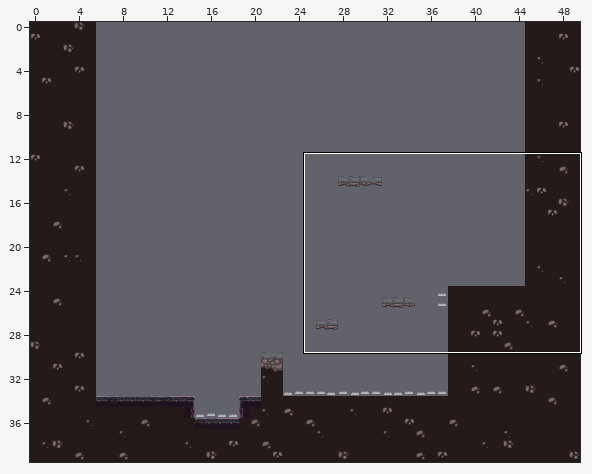
A Tiled map (JSON) gets an edit: Eudaemon/assets/levels/level1.json. Above: a wide view before the commit, with the close-up outlined.
Close-up. First the earlier version:
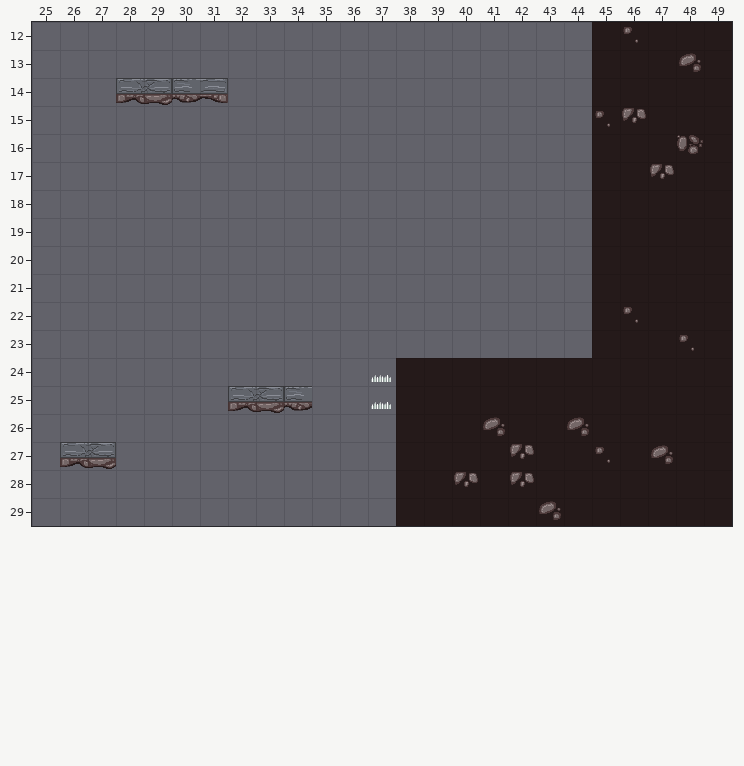
Cells are 32x32 px. Shown: x 25..49, y 12..29. The commit also changed other parts of the map, which this record leaves out.
New version:
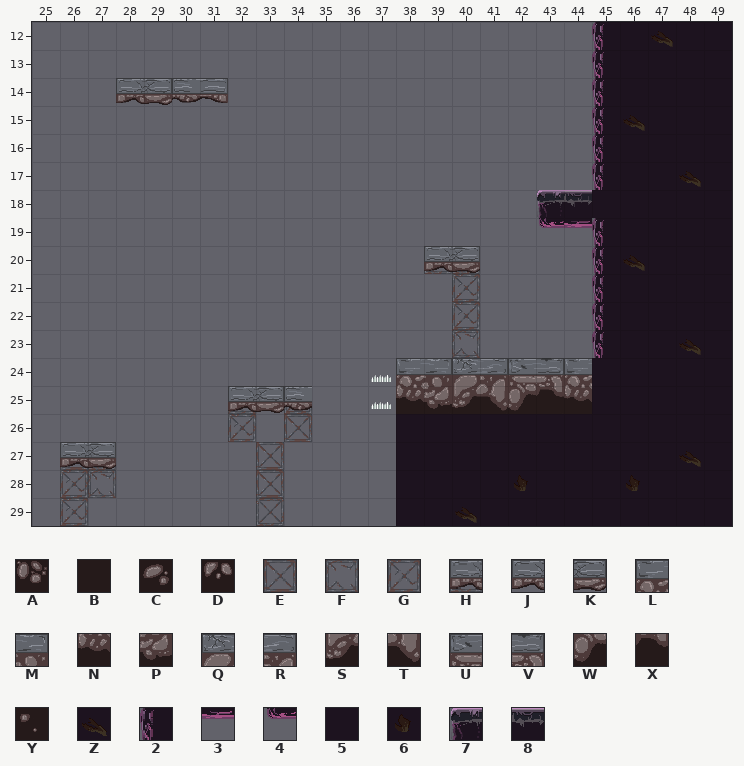
Key: from "Eudaemon Tilleset": A 10 "DeepDirt1x1A", B 11 "DeepDirt1x1B", C 12 "DeepDirt1x1C", D 16 "DirtDeepDirt1x1D", E 19 "Scaffolding1x1A", F 20 "Scaffolding1x1B", G 21 "Scaffolding1x1C", H 22 "Scaffolding1x1D", J 27 "ConcreteNoBottom2x1_1B", K 28 "ConcreteNoBottom2x1_2B", L 31 "ConcreteDirtBottom2x2_1A", M 32 "ConcreteDirtBottom2x2_2A", N 33 "ConcreteDirtBottom2x2_3A", P 34 "ConcreteDirtBottom2x2_4A", Q 35 "ConcreteDirtBottom2x2_1B", R 36 "ConcreteDirtBottom2x2_2B", S 37 "ConcreteDirtBottom2x2_3B", T 38 "ConcreteDirtBottom2x2_4B", U 39 "ConcreteDirtBottom2x2_1C", V 40 "ConcreteDirtBottom2x2_2C", W 41 "ConcreteDirtBottom2x2_3C", X 42 "ConcreteDirtBottom2x2_4C", Y 53 "DeepDirt1x1D", Z 89 "CorruptedDirtC", 2 92 "CorruptedLeftA", 3 99 "CorruptedBottomA", 4 102 "CorruptedBottomLeftA", 5 104 "CorruptedDirtA", 6 105 "CorruptedDirtB", 7 118 "CorruptedEndLeftA", 8 122 "CorruptedTopA".
_ is an empty cell.
Tiles replaced or removed in this view: A, B, C, D, Y.
See-through tiles are keyed as they look on the map.
Changes in this commit:
Changed rows in their new state; . is an unchanged cell.
Layer "TileLayerBG":
first column x 26:
20 .............HH....2
21 ..............G....2
22 ..............G....2
23 ..............F....2
25 ......F.G...........
26 ......G.E...........
27 EH.....E............
28 GF.....E............
29 G......H............
Layer "TileLayerFG":
first column x 38:
12 .......25Z.
13 .......2..5
14 .......2...
15 .......2Z..
16 .......2..5
17 .......2.5Z
18 .....78....
19 .....432...
20 .JK....2Z..
21 .......2...
22 .......25..
23 .......2..Z
24 LMQRUVL....
25 NPSTWXN....
26 ...5..5....
27 ....5..5.5Z
28 ..5.6...6..
29 ..Z..5.....
Changed places in both close-ups, as pixel boxes (x1, y1, x2, y2):
changed: (396, 22, 704, 526)
added: (228, 407, 312, 526)
added: (60, 466, 116, 526)
